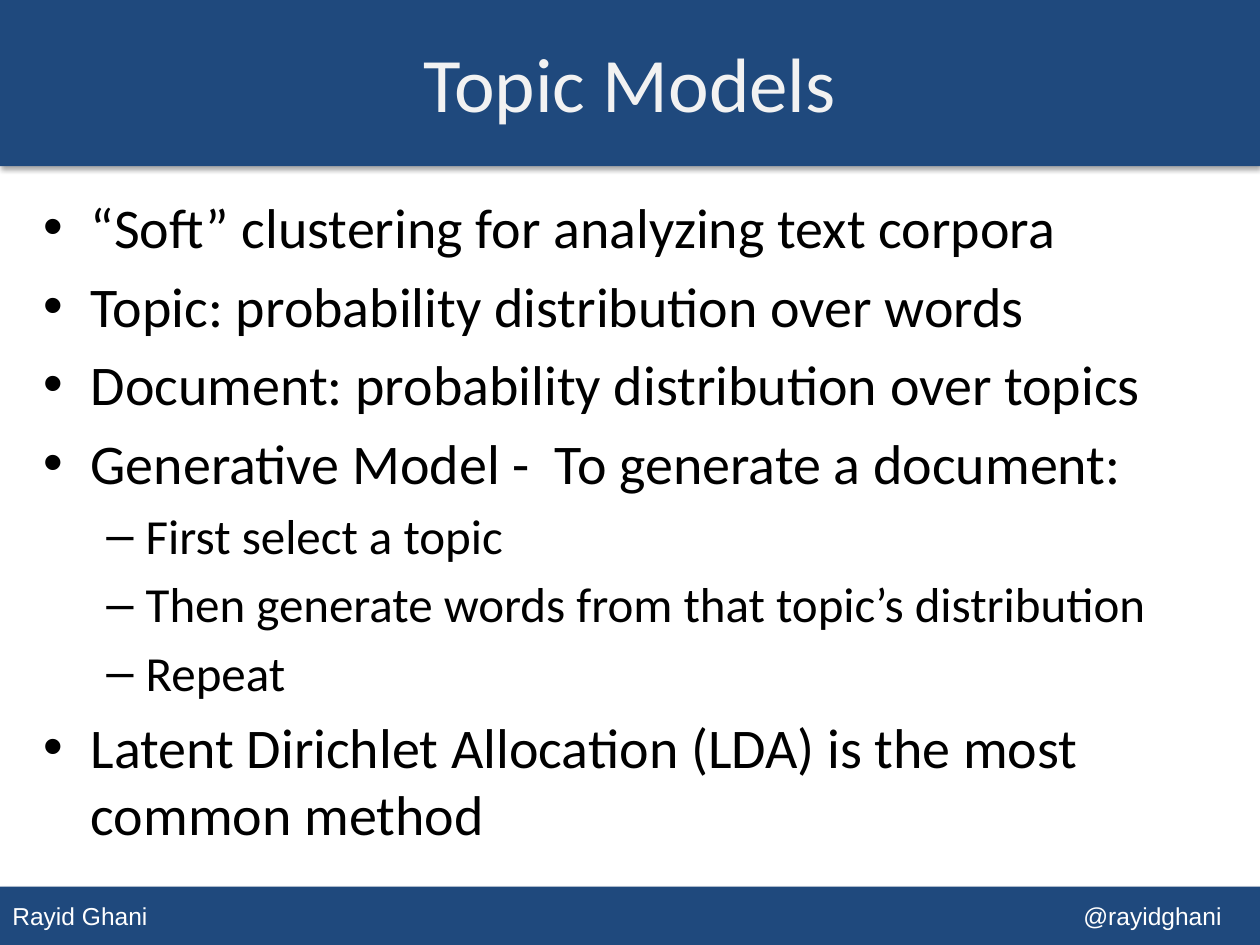
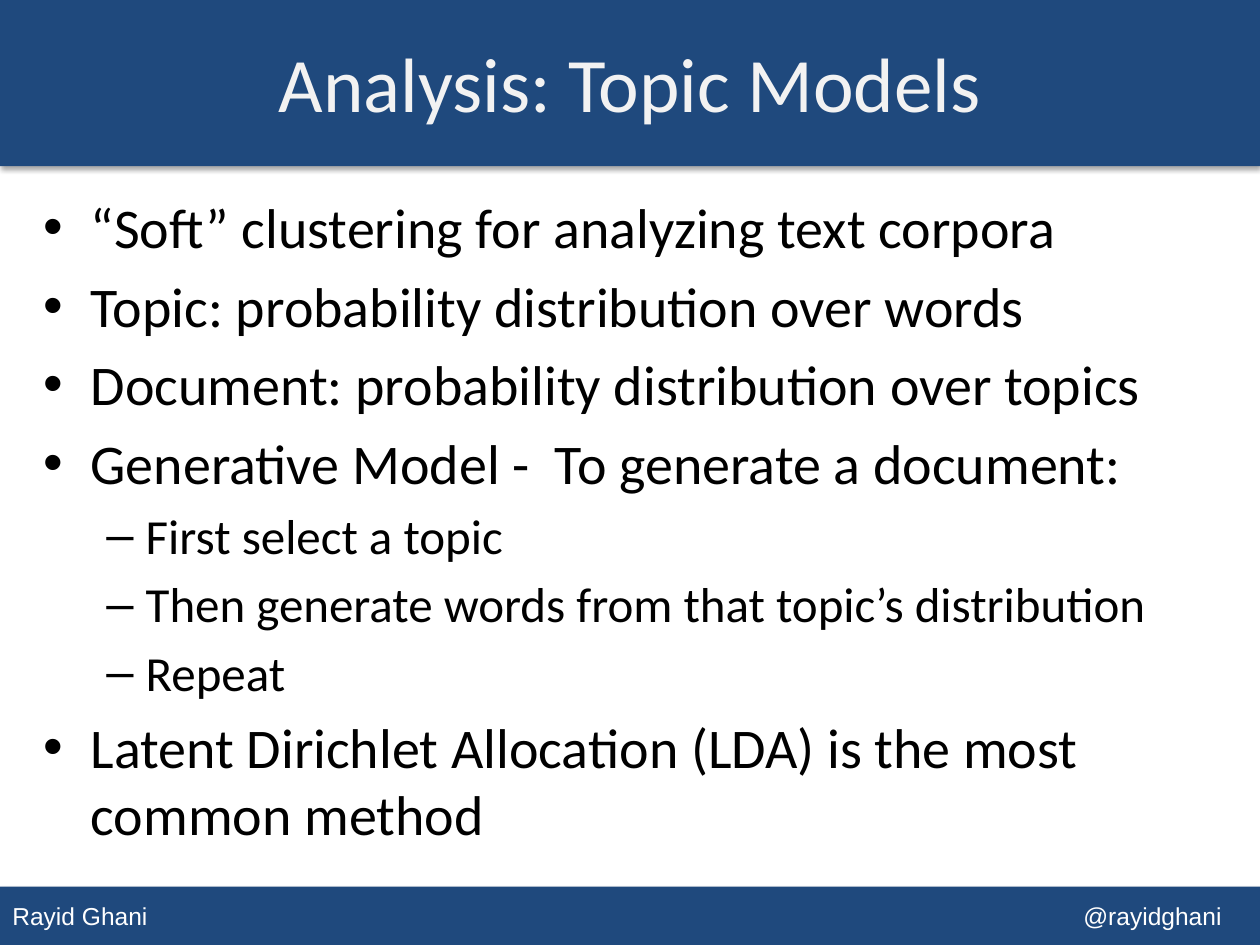
Before and after one commit to dssg/MLforPublicPolicy, a slide deck: slide 24 of Lectures/Lecture 12 - Text Analysis.pptx (slide 19 before the commit). Drawn at 1260x945 pixels with LibreOffice and Linux fonts; fonts in the diff are those of the drawing. Boxes give left, top, right and bottom in pixels: in the first picture for what was removed or moved away, otherwise in the second. Text is boxed around its words. In the diff, an @@ line names an element or a change of style, - is before the commit and + after.

Commit message:
updated text analysis lecture

```diff
--- a/Lectures/Lecture 12 - Text Analysis.pptx
+++ b/Lectures/Lecture 12 - Text Analysis.pptx
@@ title at [279,58,980,125]: text changed @@
-Topic Models
+Analysis: Topic Models
```
Also in this commit, not shown: 3 other slides changed, 19 slides added, 4 slides removed, 1 other file.
